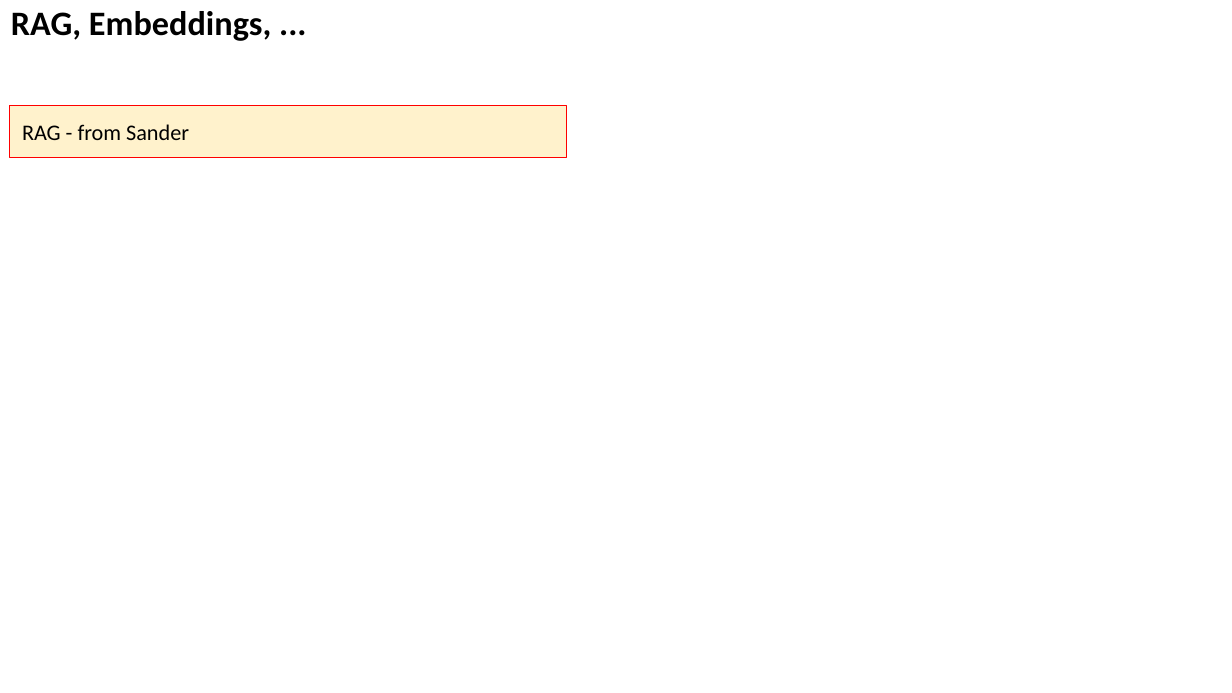
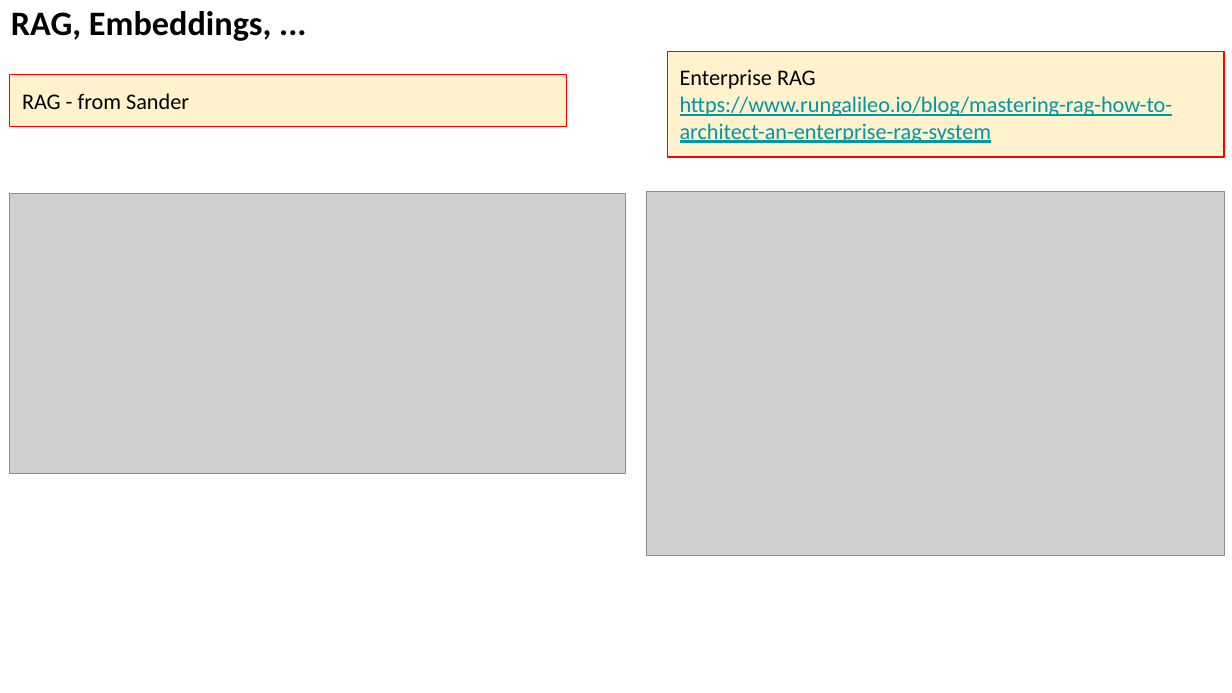
Before and after one commit to lselector/seminar, a slide deck: slide 7 of 2024/2024-03-01-AI-Updates.pptx. Drawn at 1232x693 pixels with LibreOffice and Linux fonts; fonts in the diff are those of the drawing; grey boxes stand for pictures. Boxes give left, top, right and bottom in pixels: in the first picture for what was removed or moved away, otherwise in the second. Text is boxed around its words. In the diff, an @@ line names an element or a change of style, - is before the commit and + after.

```diff
--- a/2024/2024-03-01-AI-Updates.pptx
+++ b/2024/2024-03-01-AI-Updates.pptx
@@ rectangle added at <box>668,52,1225,158</box>, fill #FFF2CC, outline #FF0000 0.75 pt, 13 pt, text #0097A7, underline @@
+Enterprise RAG
+https://www.rungalileo.io/blog/mastering-rag-how-to-architect-an-enterprise-rag-system
@@ rectangle "RAG - from Sander": place and size @@
-rectangle "RAG - from Sander" at <box>10,106,567,158</box>
+rectangle "RAG - from Sander" at <box>10,75,567,127</box>
@@ picture added at <box>10,193,626,474</box> @@
@@ picture added at <box>646,192,1223,557</box> @@
```
Also in this commit, not shown: 5 other slides changed, 4 slides added, 1 slide removed.
